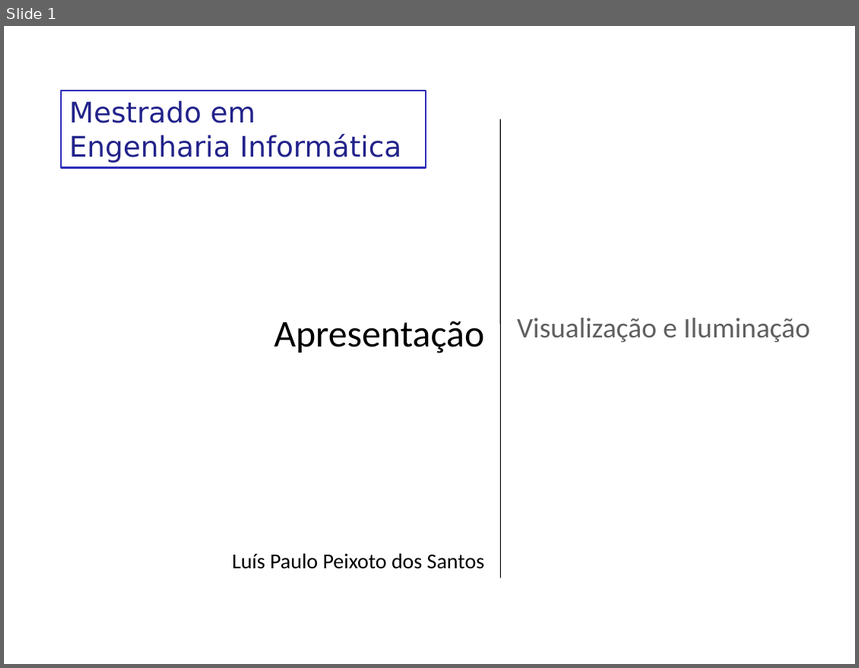
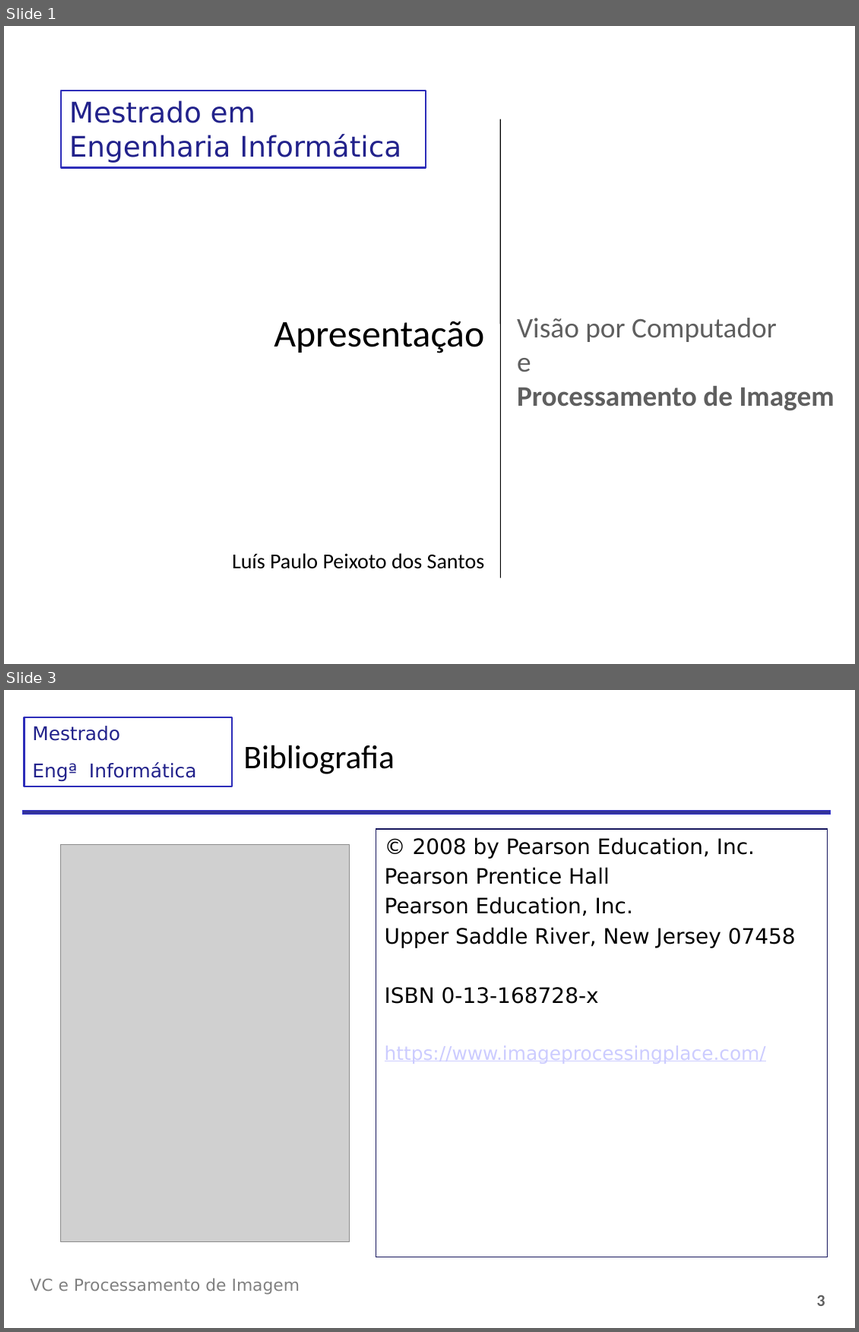
Before and after one commit to LykiFyar/stuff, a slide deck: Yr4/Sem2/CG/VCPI/Aulas/Aula1/00-Apresentacao.pptx. Shown one above the other, each under a label of ours: slide 1 before the commit, slides 1 and 3 after it; the slides between them are not shown. The pictures are 859x668 and 859x1332 pixels, drawn with LibreOffice and Linux fonts; fonts in the diff are those of the drawing; grey boxes stand for pictures; background and template pictures are left out. Boxes give left, top, right and bottom in pixels: in the first picture for what was removed or moved away, otherwise in the second. Text is boxed around its words. In the diff, an @@ line names an element or a change of style, - is before the commit and + after.

```diff
--- a/Yr4/Sem2/CG/VCPI/Aulas/Aula1/00-Apresentacao.pptx
+++ b/Yr4/Sem2/CG/VCPI/Aulas/Aula1/00-Apresentacao.pptx
@@ slide 3 added at (4,690,855,1328), background picture (left out) @@
@@ rectangle added at (25,717,232,787), outline #2D2DB9 1.5 pt, 16 pt, text #22228B @@
+Mestrado
+Engª Informática
@@ title added at (243,745,395,774), 28 pt, text #000000 @@
+Bibliografia
@@ rectangle added at (23,810,831,815), fill #333399, outline #3333CC 0.75 pt @@
@@ picture added at (61,844,350,1242) @@
@@ rectangle added at (376,829,827,1257), outline #17175C 0.75 pt, 18 pt, text #000000 @@
+© 2008 by Pearson Education, Inc.
+Pearson Prentice Hall
+Pearson Education, Inc.
+Upper Saddle River, New Jersey 07458
+ISBN 0-13-168728-x
+https://www.imageprocessingplace.com/
@@ text added at (30,1278,300,1295), 14 pt, text #808080 @@
+VC e Processamento de Imagem
@@ page number added at (817,1295,826,1306), 14 pt, text #5F5F5F, bold @@
+3
@@ slide 1 changed as well @@
@@ title at (517,318,835,411): text changed; bold on @@
-Visualização e Iluminação
+Visão por Computador
+e
+Processamento de Imagem
```
Also in this commit, not shown: 1 other slide changed, 1 other slide added, 5 slides removed, 17 other files.
